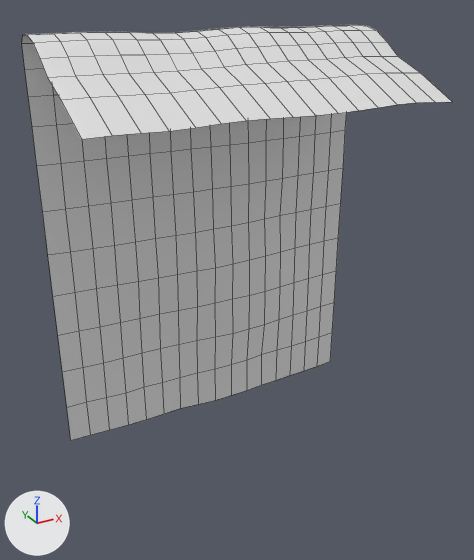
Two versions of the FBX model Assets/ReSurvivor2/Blender/S7U_EarthWall_2m_B/S7U_EarthWall_2m_B.fbx, one commit apart.
One viewpoint serves both versions: a camera (50 mm lens) standing at (-1.71, -3.49, 2.53) and looking at (-0.07, -0.49, 1.03). Lighting does not change. The marker at lower left points along +X, +Y and +Z. The first picture is the older version. Mesh edges are drawn as thin lines. Materials are left out; every surface is plain grey. Where no turn or scale is listed for an object, it has been applied to the vertices.

Before the edit, the objects in view are built like this:
```python
me_s7u_earthwall_2m_b_mesh_001 = bpy.data.meshes.new('S7U_EarthWall_2m_B_mesh.001')
me_s7u_earthwall_2m_b_mesh_001.from_pydata(...)  # 413 vertices, 363 faces; spans x -1.0..1.0, y -0.92..-0.01, z -0.05..2.36
# faces by material slot: [75, 288]
me_s7u_earthwall_2m_b_mesh_001.materials.append(mat_s7u_woodcut)
me_s7u_earthwall_2m_b_mesh_001.materials.append(mat_s7u_wall)
ob_s7u_earthwall_2m_b = bpy.data.objects.new('S7U_EarthWall_2m_B', me_s7u_earthwall_2m_b_mesh_001)
ob_s7u_earthwall_2m_b.location = (0.0, 0.0, 0.0)
```
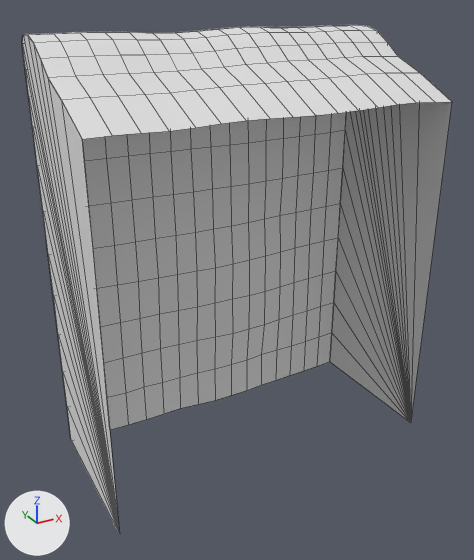
Patch to the scene script:
```diff
--- a/Assets/ReSurvivor2/Blender/S7U_EarthWall_2m_B/S7U_EarthWall_2m_B.fbx.py
+++ b/Assets/ReSurvivor2/Blender/S7U_EarthWall_2m_B/S7U_EarthWall_2m_B.fbx.py
@@ me_s7u_earthwall_2m_b_mesh_001 @@
 # used by ob_s7u_earthwall_2m_b; location = (0.0, 0.0, 0.0)
-me_s7u_earthwall_2m_b_mesh_001.from_pydata(...)  # 413 vertices, 363 faces; spans x -1.0..1.0, y -0.92..-0.01, z -0.05..2.36
+me_s7u_earthwall_2m_b_mesh_001.from_pydata(...)  # 453 vertices, 399 faces; spans x -1.0..1.0, y -0.92..-0.01, z -0.05..2.36
+# me_s7u_earthwall_2m_b_mesh_001 part 1: a new loose piece of 20 vertices spanning x -1.0, y -0.92..-0.03, z -0.05..2.35
+# me_s7u_earthwall_2m_b_mesh_001 part 2: a new loose piece of 20 vertices spanning x 1.0, y -0.92..-0.03, z -0.05..2.34
```

What differs and where, as boxes [x1, y1, x2, y2] in the pictures (474 x 560 px):
'S7U_EarthWall_2m_B', reshaped (23% taller): before [22, 25, 452, 440]; after [22, 25, 452, 535]
part 1 of me_s7u_earthwall_2m_b_mesh_001, added: after [22, 34, 120, 535]
part 2 of me_s7u_earthwall_2m_b_mesh_001, added: after [330, 102, 452, 423]
